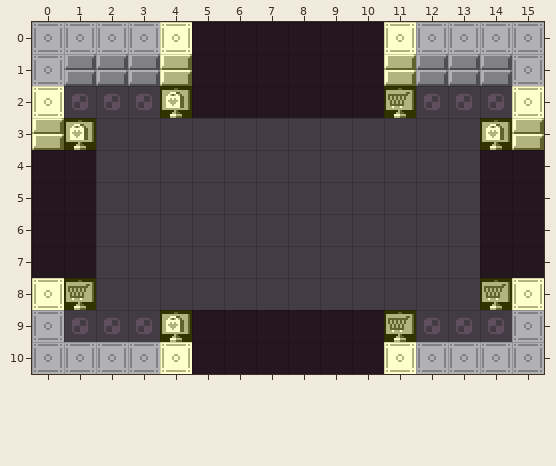
An edit to a level. Tiled map, art/rooms/Blocking_Chamber.tmx. Above is the file before it was changed.
Cells are 16x16 px. Shown: x 0..15, y 0..10.
The same view after the edit:
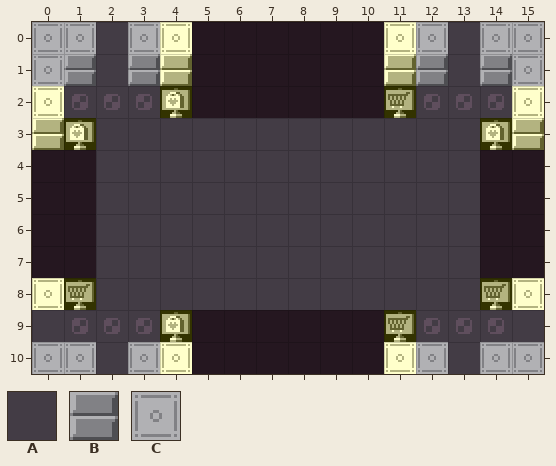
Key: from "DiscoFloorTiles": A 0 "floor"; from "MapTiles": B 4 "map", C 5 "map".
_ is an empty cell, . an unchanged one.
See-through tiles are keyed as they look on the map.
Changes in this commit:
--- layer "Base"
@@ x 2..13 @@
- 0 C..........C
- 1 B..........B
+ 0 A..........A
+ 1 A..........A
@@ x 0..15 @@
- 9 C..............C
-10 ..C..........C..
+ 9 A..............A
+10 ..A..........A..
